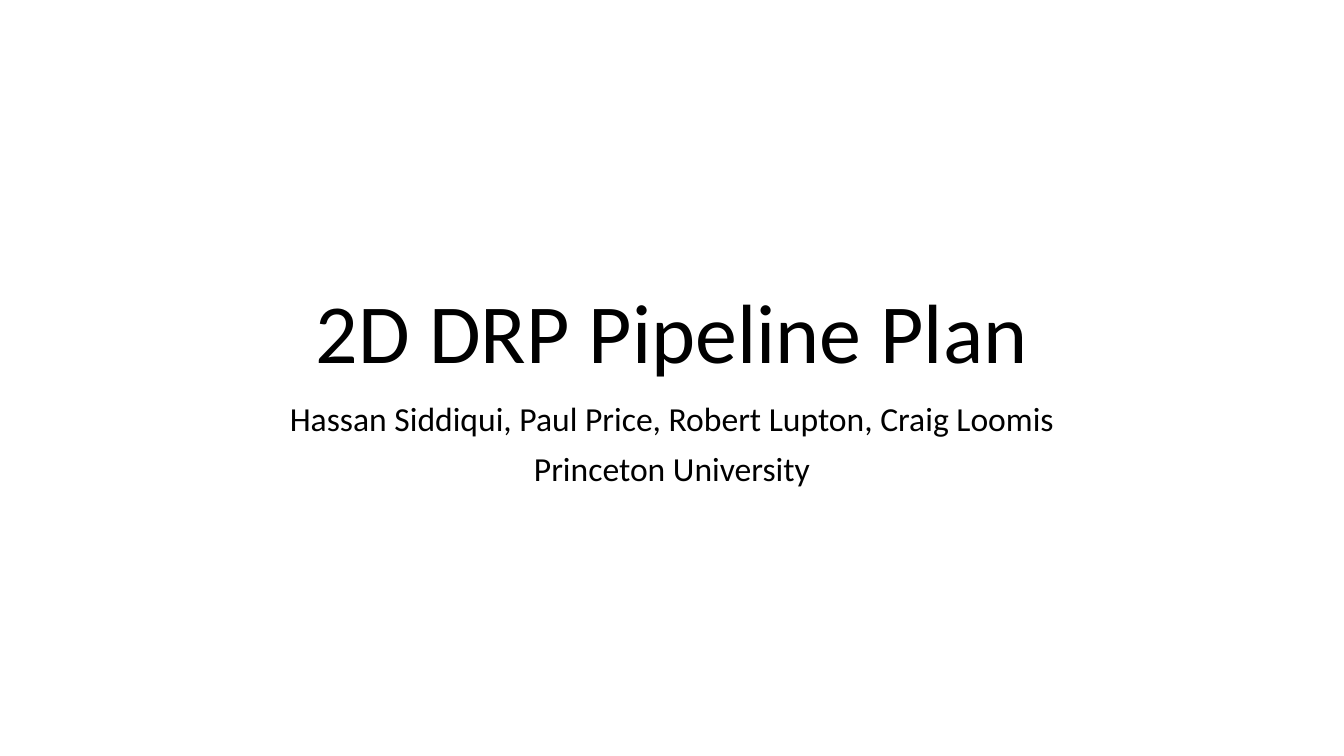
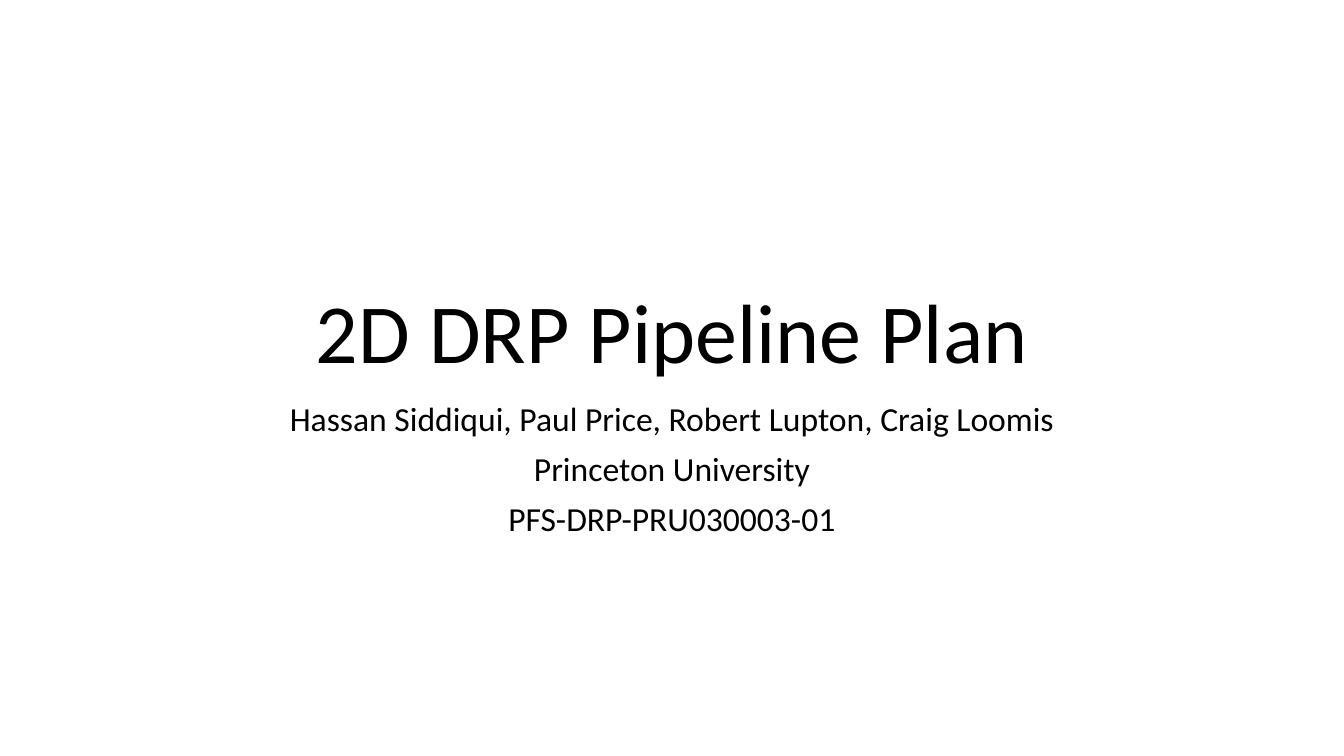
Before and after one commit to hassanxp/Shanghai2018, a slide deck: slide 1 of presentation-drp-plan/2DDRP-PresentationShanghai2018.pptx. Drawn at 1344x756 pixels with LibreOffice and Linux fonts; fonts in the diff are those of the drawing. Boxes give left, top, right and bottom in pixels: in the first picture for what was removed or moved away, otherwise in the second. Text is boxed around its words. In the diff, an @@ line names an element or a change of style, - is before the commit and + after.

```diff
--- a/presentation-drp-plan/2DDRP-PresentationShanghai2018.pptx
+++ b/presentation-drp-plan/2DDRP-PresentationShanghai2018.pptx
@@ subtitle at bbox=[508, 509, 835, 532]: paragraph added @@
+PFS-DRP-PRU030003-01
```
Also in this commit, not shown: 6 other slides changed, 1 other file.
